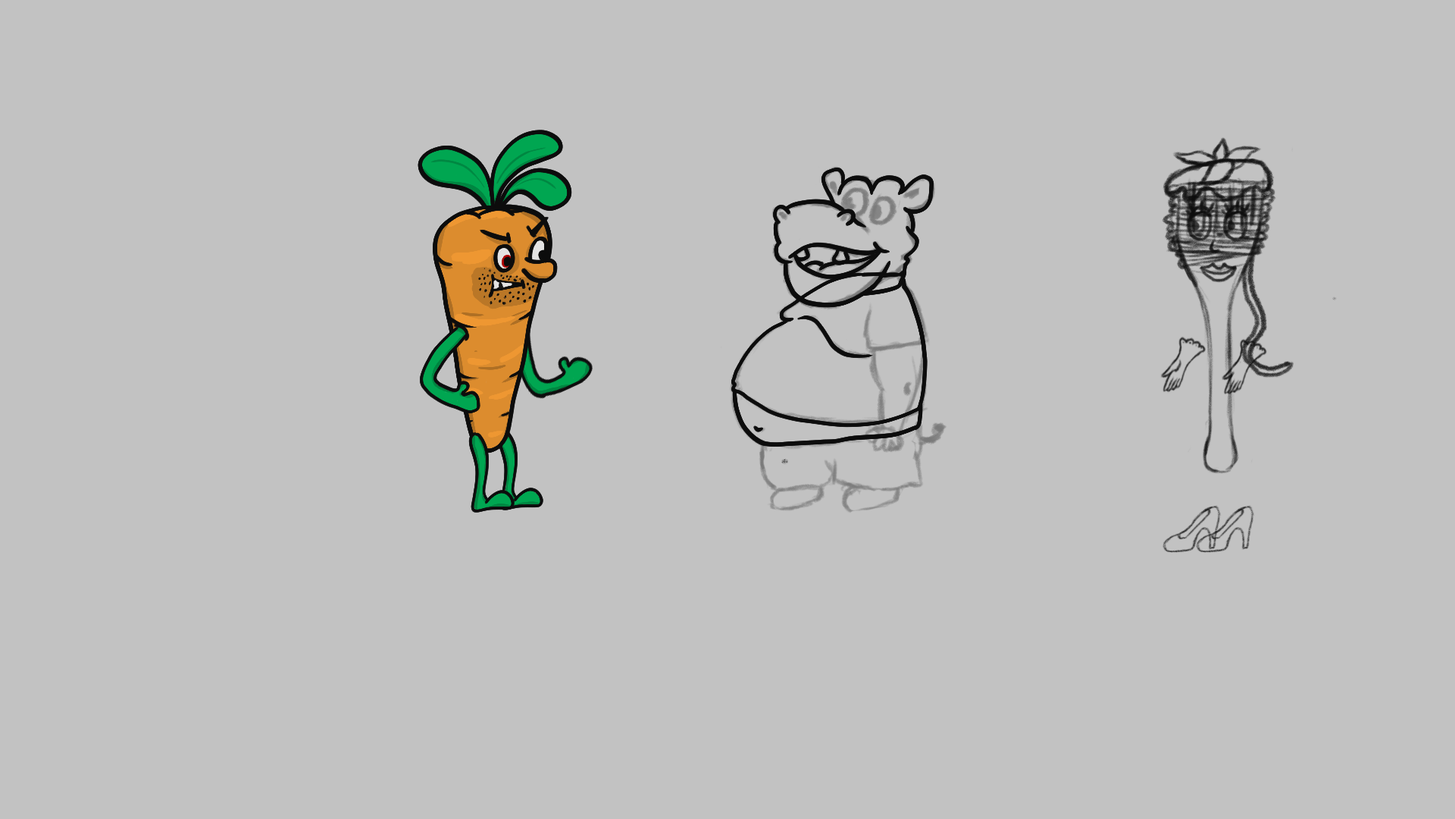
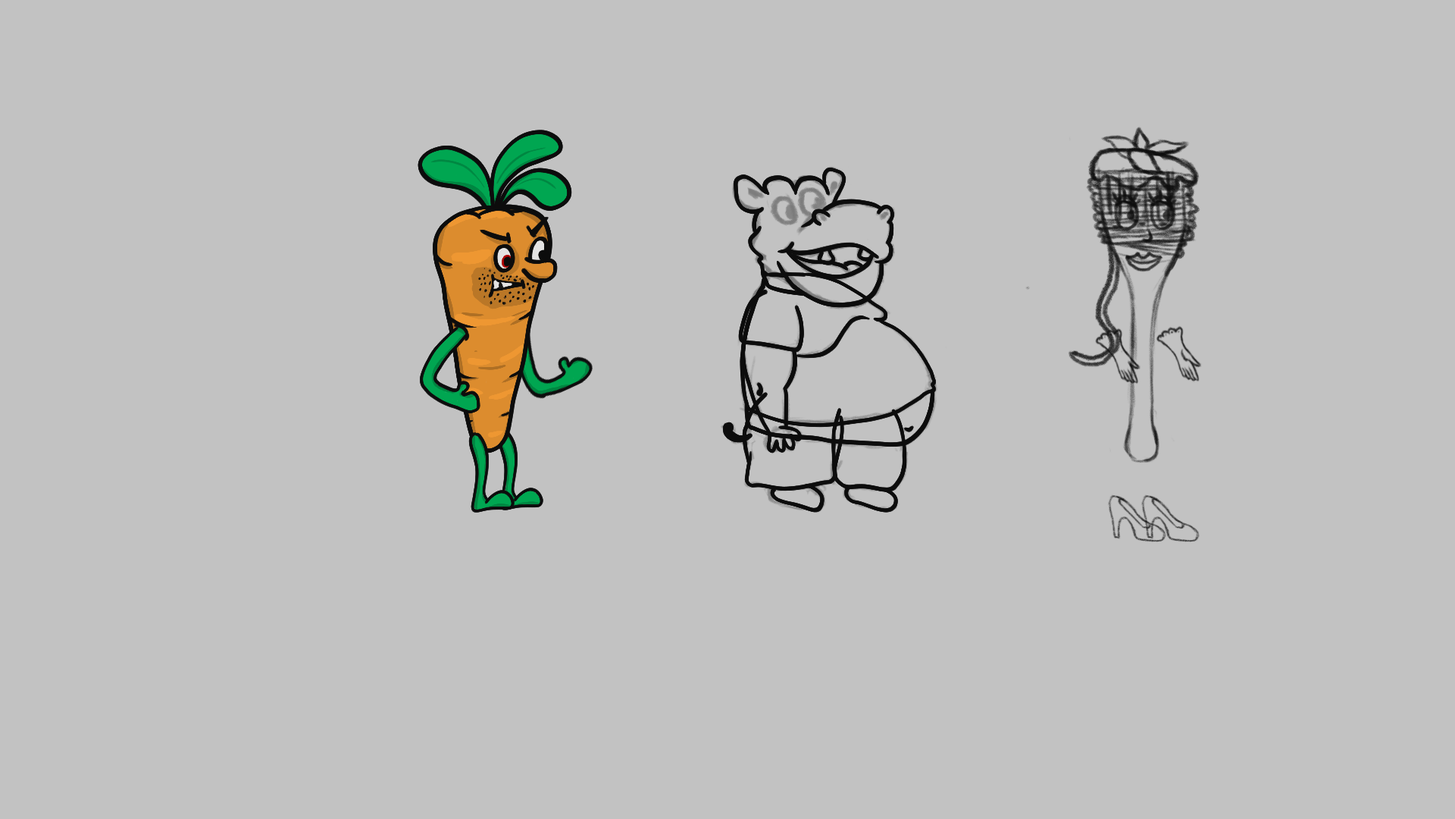
Before/after of a 1455x819 layered artwork. What changed in the layer stack:
painted on "Layer 20 copy" over 1107, 494, 1256, 554
painted on "Layer 20" over 1140, 494, 1222, 554
painted on "Layer 17 copy" over 1095, 327, 1268, 396
painted on "Layer 17" over 1156, 325, 1206, 394
painted on "Layer 15" over 1109, 182, 1253, 283
painted on "Layer 14" over 1100, 126, 1263, 187
painted on "Layer 13" over 1086, 147, 1276, 270
painted on "Layer 12" over 781, 166, 1294, 465
painted on "Layer 11" over 1025, 135, 1338, 474
added group "Head" with 1 layers in group "Group 1" over 733, 167, 895, 308
moved "Layer 44" into group "Head", painted on it over 733, 167, 934, 308
added group "Body" with 1 layers in group "Group 1" over 722, 269, 937, 448
moved "Layer 43" into group "Body", painted on it over 722, 269, 937, 448
added group "LeftArm" (1st of 2, in "Group 1") with 1 layers in group "Group 1" over 738, 288, 805, 454
added layer "Layer 47" in group "LeftArm" over 738, 288, 805, 454
added group "LeftLeg" (1st of 2, in "Group 1") with 1 layers in group "Group 1" over 742, 391, 845, 513
added layer "Layer 46" in group "LeftLeg" over 742, 391, 845, 513
added group "RightLeg" (1st of 2, in "Group 1") with 1 layers in group "Group 1" over 831, 407, 908, 513
added layer "Layer 45" in group "RightLeg" over 831, 407, 908, 513
painted on "Layer 4" over 732, 165, 936, 323
painted on "Layer 3" over 720, 276, 947, 514
